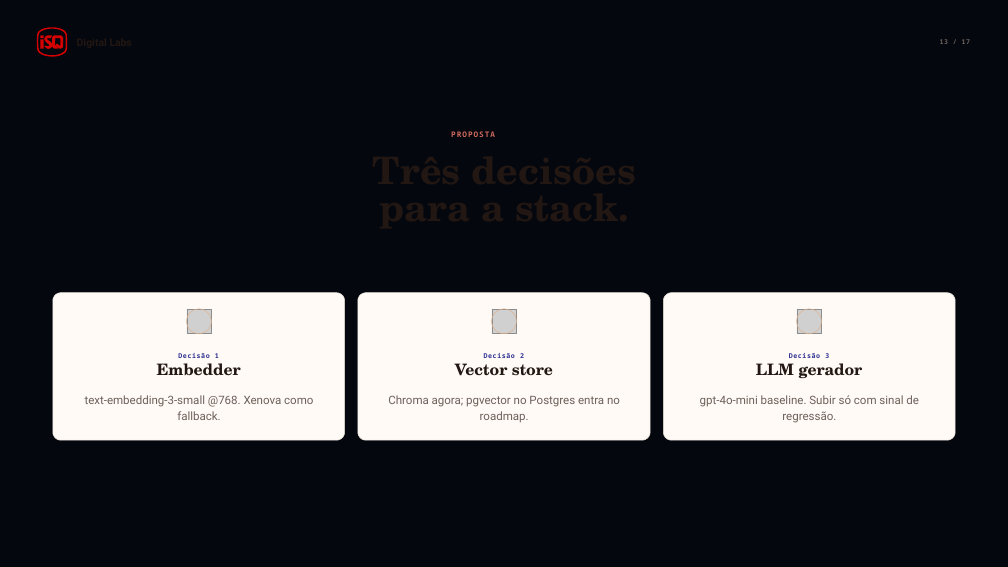
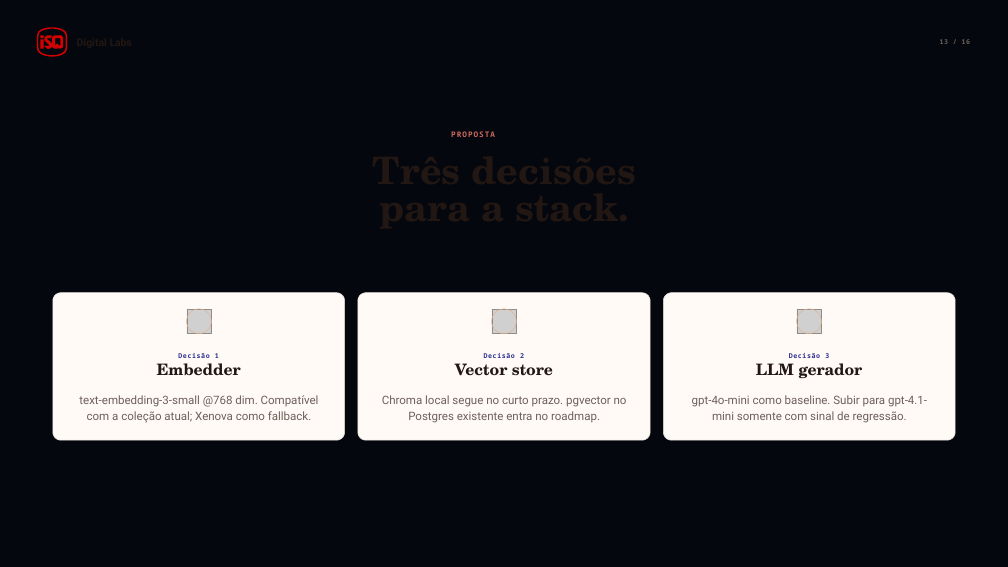
Before and after one commit to dropeko/rag-personal, a slide deck: slide 13 of references/Apresentacao_RAG_2026-06-01.pptx. Drawn at 1008x567 pixels with LibreOffice and Linux fonts; fonts in the diff are those of the drawing; grey boxes stand for pictures. Boxes give left, top, right and bottom in pixels: in the first picture for what was removed or moved away, otherwise in the second. Text is boxed around its words. In the diff, an @@ line names an element or a change of style, - is before the commit and + after.

```diff
--- a/references/Apresentacao_RAG_2026-06-01.pptx
+++ b/references/Apresentacao_RAG_2026-06-01.pptx
@@ text at box(79, 395, 319, 423): text changed @@
-text-embedding-3-small @768. Xenova como fallback.
+text-embedding-3-small @768 dim. Compatível com a coleção atual; Xenova como fallback.
@@ text at box(382, 395, 627, 423): text changed @@
-Chroma agora; pgvector no Postgres entra no roadmap.
+Chroma local segue no curto prazo. pgvector no Postgres existente entra no roadmap.
@@ text at box(692, 395, 927, 423): text changed @@
-gpt-4o-mini baseline. Subir só com sinal de regressão.
+gpt-4o-mini como baseline. Subir para gpt-4.1-mini somente com sinal de regressão.
```
Also in this commit, not shown: 15 other slides changed, 1 slide removed, 1 other file.
